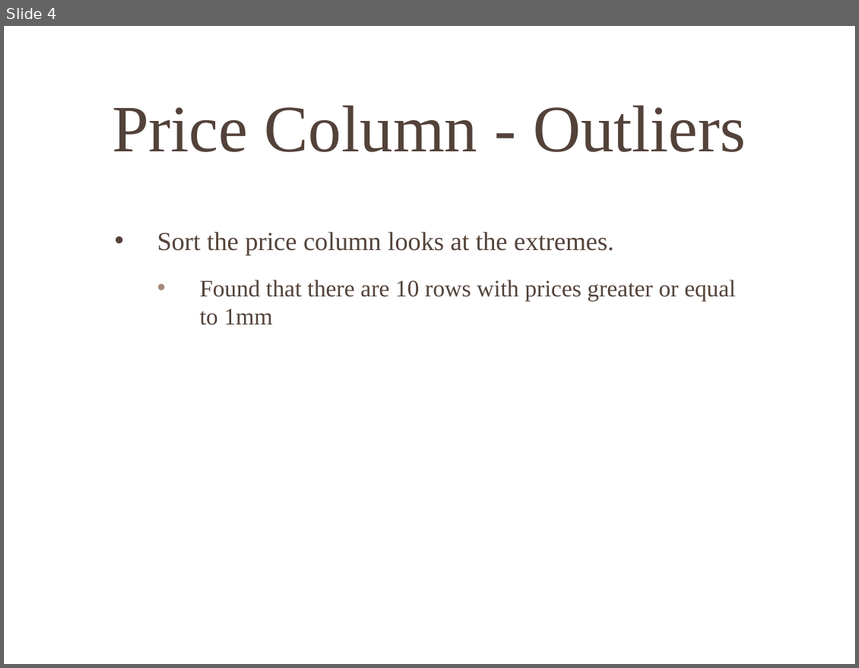
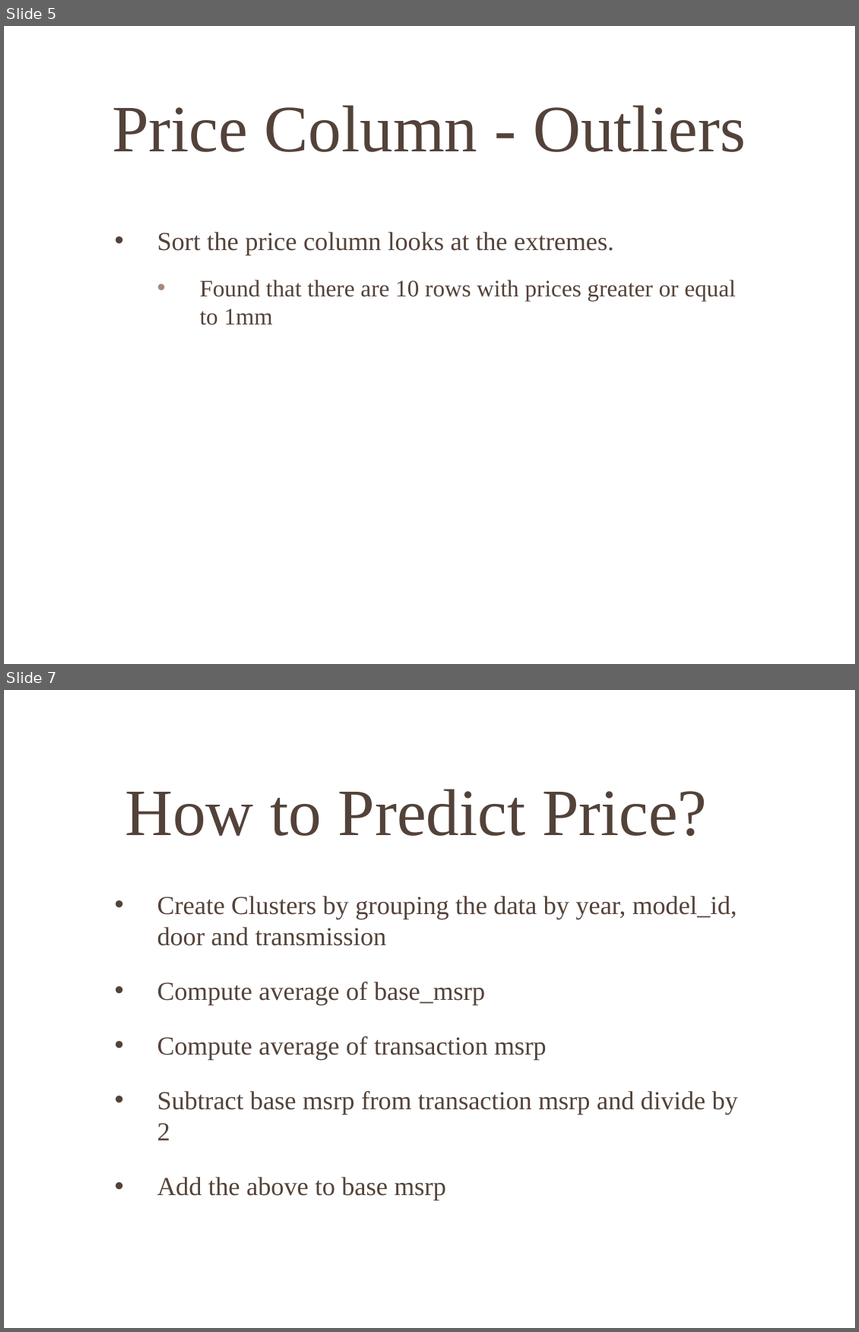
Before and after one commit to veravira/demo, a slide deck: Recommendation Engine - sample.pptx. Shown one above the other, each under a label of ours: slide 4 before the commit, slides 5 and 7 after it; the slides between them are not shown. The pictures are 859x668 and 859x1332 pixels, drawn with LibreOffice and Linux fonts; fonts in the diff are those of the drawing; background and template pictures are left out. Boxes give left, top, right and bottom in pixels: in the first picture for what was removed or moved away, otherwise in the second. Text is boxed around its words. In the diff, an @@ line names an element or a change of style, - is before the commit and + after.

```diff
--- a/Recommendation Engine - sample.pptx
+++ b/Recommendation Engine - sample.pptx
@@ slide 7 added at [4, 690, 855, 1328], background picture (left out) @@
@@ title added at [125, 789, 707, 837], 56 pt, text #534239 @@
+How to Predict Price?
@@ text added at [158, 896, 738, 1201], 22 pt, text #534239 @@
+• Create Clusters by grouping the data by year, model_id, door and transmission
+• Compute average of base_msrp
+• Compute average of transaction msrp
+• Subtract base msrp from transaction msrp and divide by 2
+• Add the above to base msrp
@@ what was slide 4 is now slide 5 @@
```
Also in this commit, not shown: 3 slides changed, 5 other slides added.
